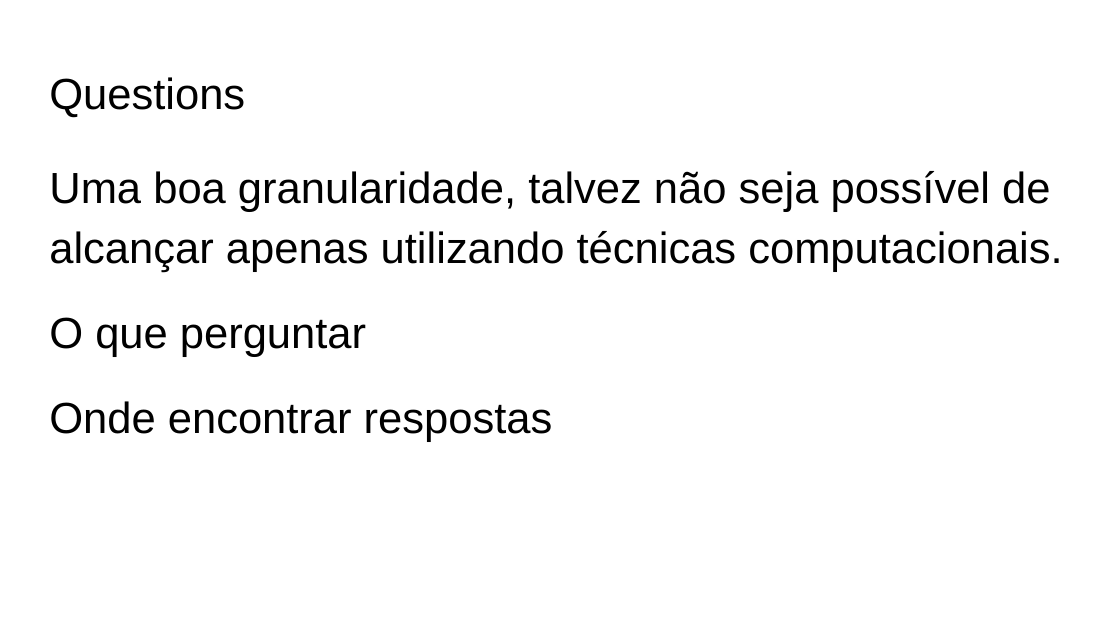
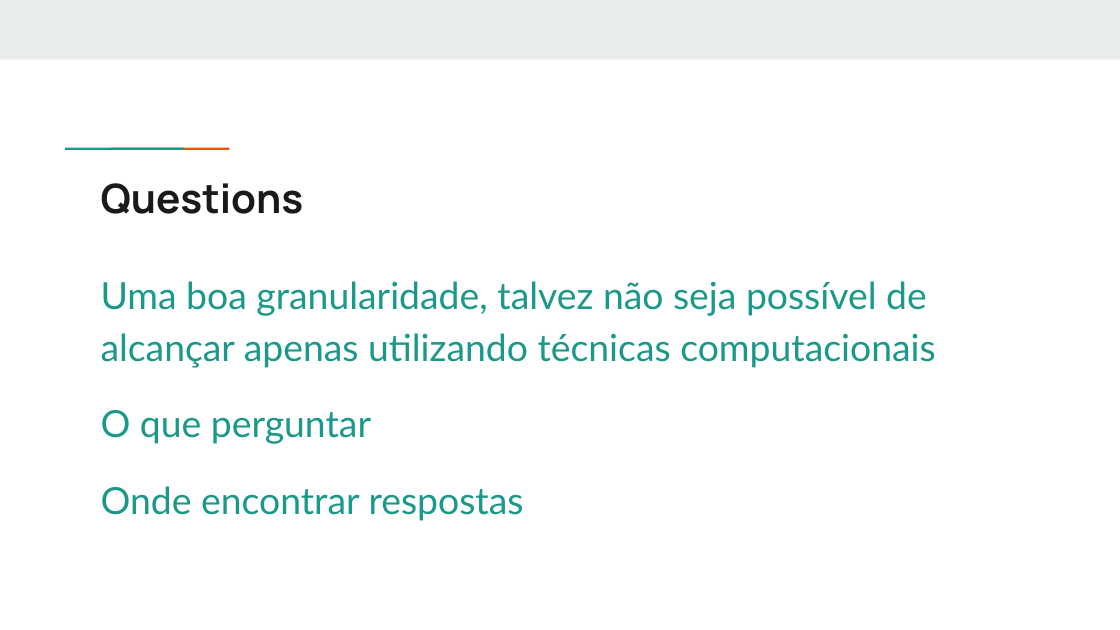
Before and after one commit to if1015-datascience-ufpe/2018-1-ex2-amnv, a slide deck: slide 7 of Slides Exercício 2 Ciência de dados.pptx. Drawn at 1120x630 pixels with LibreOffice and Linux fonts; fonts in the diff are those of the drawing. Boxes give left, top, right and bottom in pixels: in the first picture for what was removed or moved away, otherwise in the second. Text is boxed around its words. In the diff, an @@ line names an element or a change of style, - is before the commit and + after.

Commit message:
Atualização do layout dos slides

```diff
--- a/Slides Exercício 2 Ciência de dados.pptx
+++ b/Slides Exercício 2 Ciência de dados.pptx
@@ rectangle added at [0, 0, 1120, 59], fill #E9EDEE @@
@@ rectangle added at [102, 146, 148, 151], fill #1A9988 @@
@@ rectangle added at [147, 146, 193, 151], fill #EB5600 @@
@@ title "Questions": place and size @@
-title "Questions" at [49, 77, 245, 118]
+title "Questions" at [101, 183, 304, 214]
@@ title "Questions" at [101, 183, 304, 214]: size 28 to 26 pt, font Arial to Manrope, text colour #000000 to #1A1A1A, bold on @@
@@ text "Uma boa granularidade, talvez não ...": place and size @@
-text "Uma boa granularidade, talvez não ..." at [49, 171, 1062, 442]
+text "Uma boa granularidade, talvez não ..." at [101, 281, 935, 521]
@@ text at [101, 281, 935, 368]: text changed; size 28 to 24 pt; font Arial to Lato; text colour #000000 to #1A9988 @@
-Uma boa granularidade, talvez não seja possível de alcançar apenas utilizando técnicas computacionais.
+Uma boa granularidade, talvez não seja possível de alcançar apenas utilizando técnicas computacionais
@@ text at [101, 410, 524, 521]: size 28 to 24 pt, font Arial to Lato, text colour #000000 to #1A9988 in "O que perguntar", "Onde encontrar respostas" @@
```
Also in this commit, not shown: 14 other slides changed, 1 other file.
